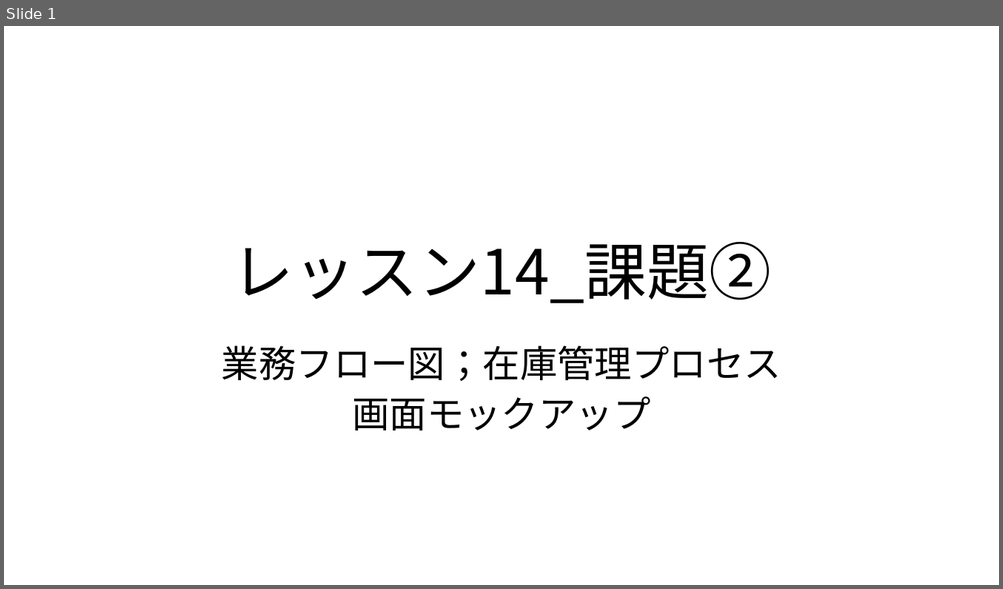
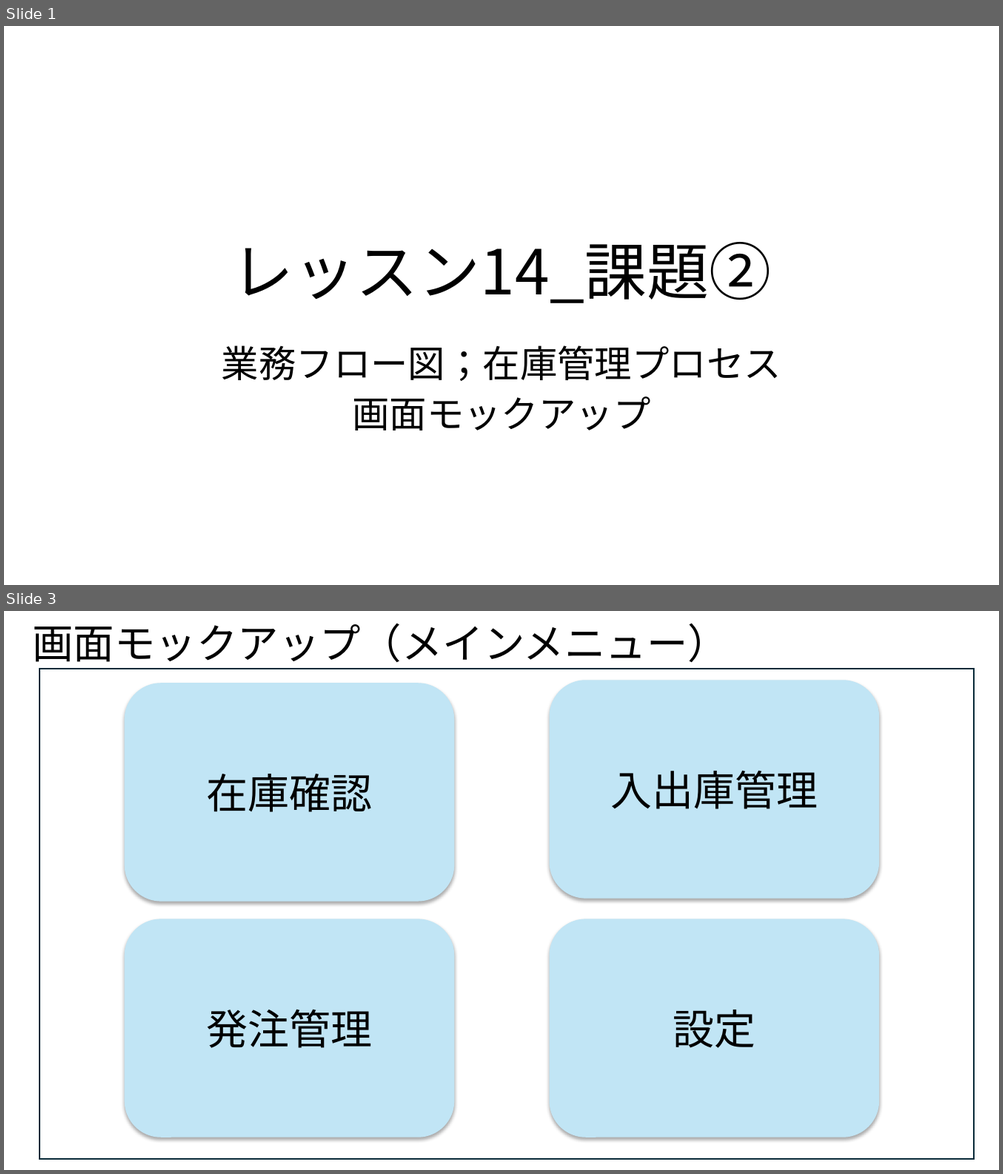
Before and after one commit to yuki-nishijima3/------, a slide deck: 14_extratask/02_Inventory/レッスン14_課題②.pptx. Shown one above the other, each under a label of ours: slide 1 before the commit, slides 1 and 3 after it; the slides between them are not shown. The pictures are 1003x589 and 1003x1174 pixels, drawn with LibreOffice and Linux fonts; fonts in the diff are those of the drawing. Boxes give left, top, right and bottom in pixels: in the first picture for what was removed or moved away, otherwise in the second. Text is boxed around its words. In the diff, an @@ line names an element or a change of style, - is before the commit and + after.

Commit message:
バックエンドの課題完了

```diff
--- a/14_extratask/02_Inventory/レッスン14_課題②.pptx
+++ b/14_extratask/02_Inventory/レッスン14_課題②.pptx
@@ slide 3 added at [4, 611, 999, 1170], background #FFFFFF @@
@@ title added at [32, 623, 728, 669], 39.6 pt, text #000000 @@
+画面モックアップ（メインメニュー）
@@ rectangle added at [39, 669, 974, 1159], outline #092A39 1.5 pt @@
@@ rounded rectangle added at [124, 683, 454, 901], fill #C1E5F5, 40 pt, text #000000 @@
+在庫確認
@@ rounded rectangle added at [549, 681, 879, 899], fill #C1E5F5, 40 pt, text #000000 @@
+入出庫管理
@@ rounded rectangle added at [124, 919, 454, 1138], fill #C1E5F5, 40 pt, text #000000 @@
+発注管理
@@ rounded rectangle added at [549, 919, 879, 1138], fill #C1E5F5, 40 pt, text #000000 @@
+設定
```
Also in this commit, not shown: 2 slides changed, 1 other slide added, 2 other files.
